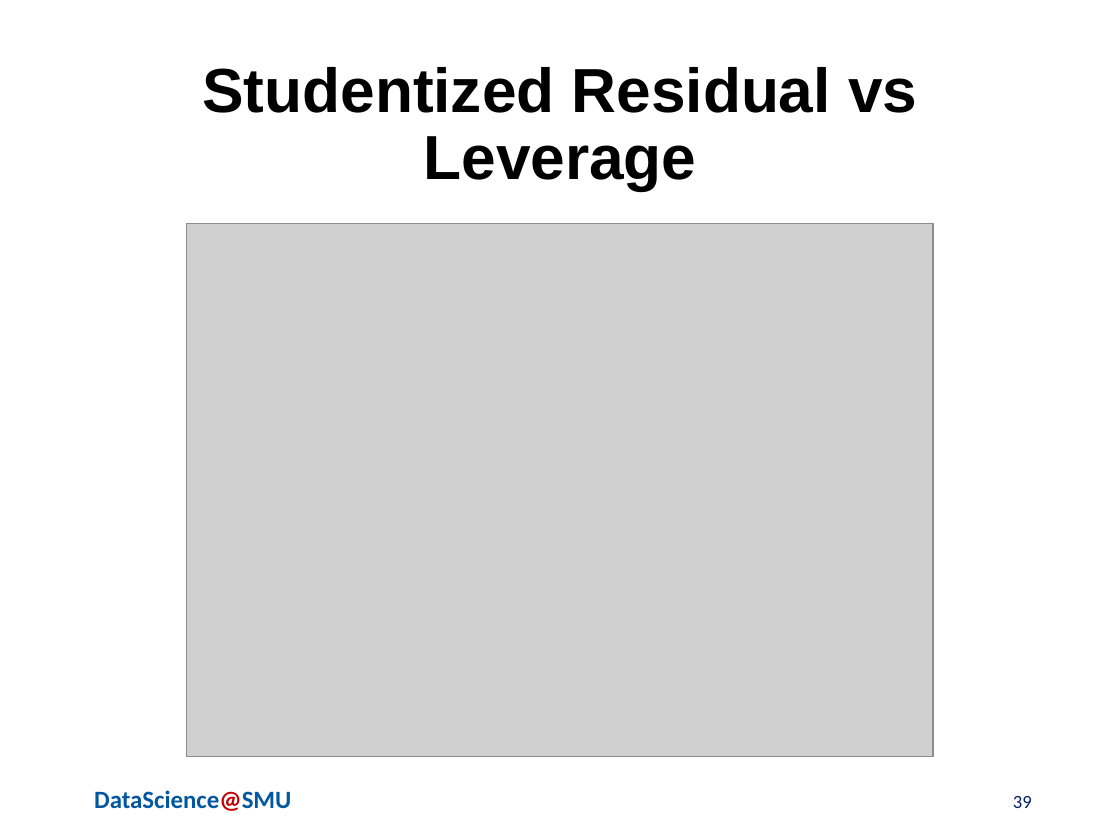
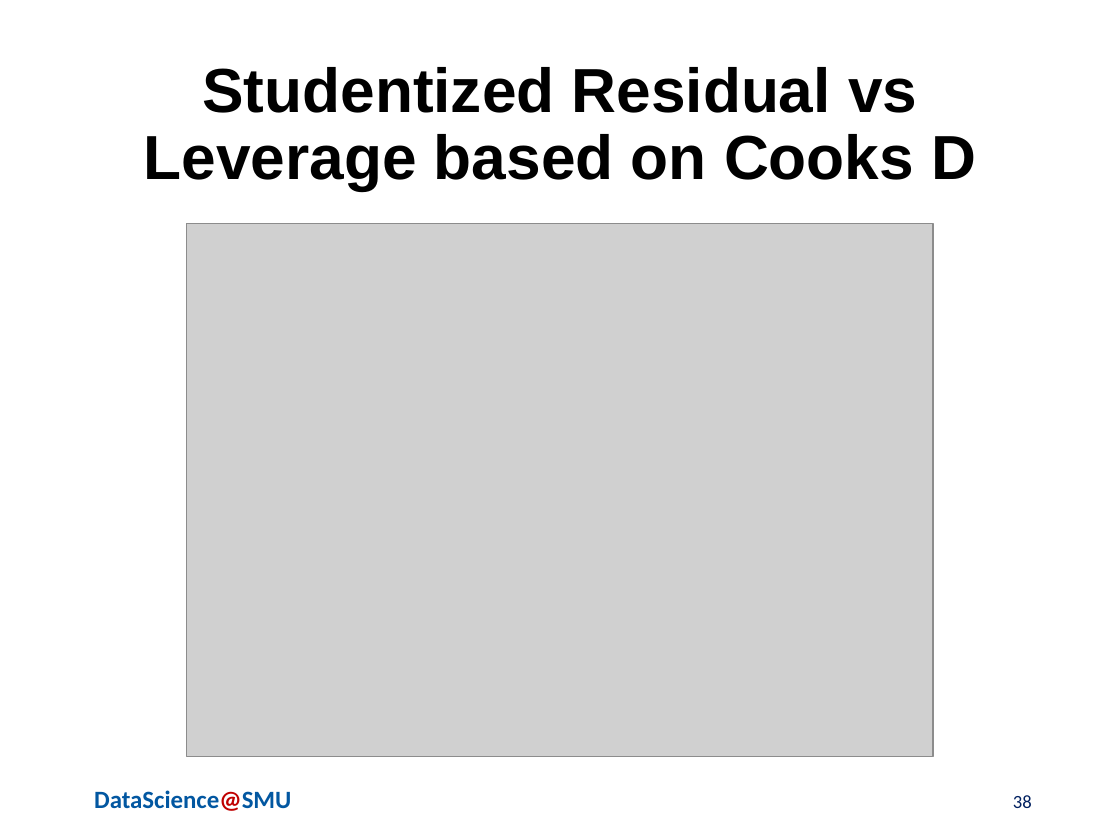
Before and after one commit to chaoshunh/SMU_MSDS, a slide deck: slide 38 of Doing_Data_Science/CaseStudy2/Reports/MSDSPresentationTemplatev0.1_2_2_2_2.pptx (slide 39 before the commit). Drawn at 1120x840 pixels with LibreOffice and Linux fonts; fonts in the diff are those of the drawing; grey boxes stand for pictures; background and template pictures are left out. Boxes give left, top, right and bottom in pixels: in the first picture for what was removed or moved away, otherwise in the second. Text is boxed around its words. In the diff, an @@ line names an element or a change of style, - is before the commit and + after.

```diff
--- a/Doing_Data_Science/CaseStudy2/Reports/MSDSPresentationTemplatev0.1_2_2_2_2.pptx
+++ b/Doing_Data_Science/CaseStudy2/Reports/MSDSPresentationTemplatev0.1_2_2_2_2.pptx
@@ title at (x1=144, y1=67, x2=976, y2=190): text changed @@
-Studentized Residual vs Leverage
+Studentized Residual vs Leverage based on Cooks D
@@ page number at (x1=1013, y1=795, x2=1032, y2=808): text changed @@
-39
+38
```
Also in this commit, not shown: 9 other slides changed, 3 slides added, 4 slides removed.
